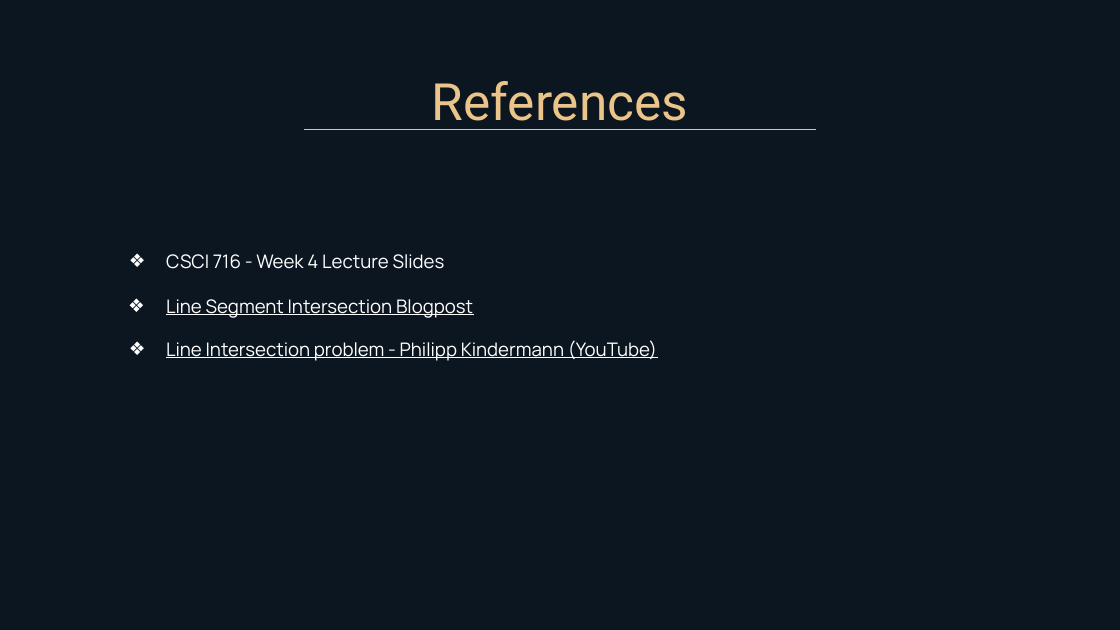
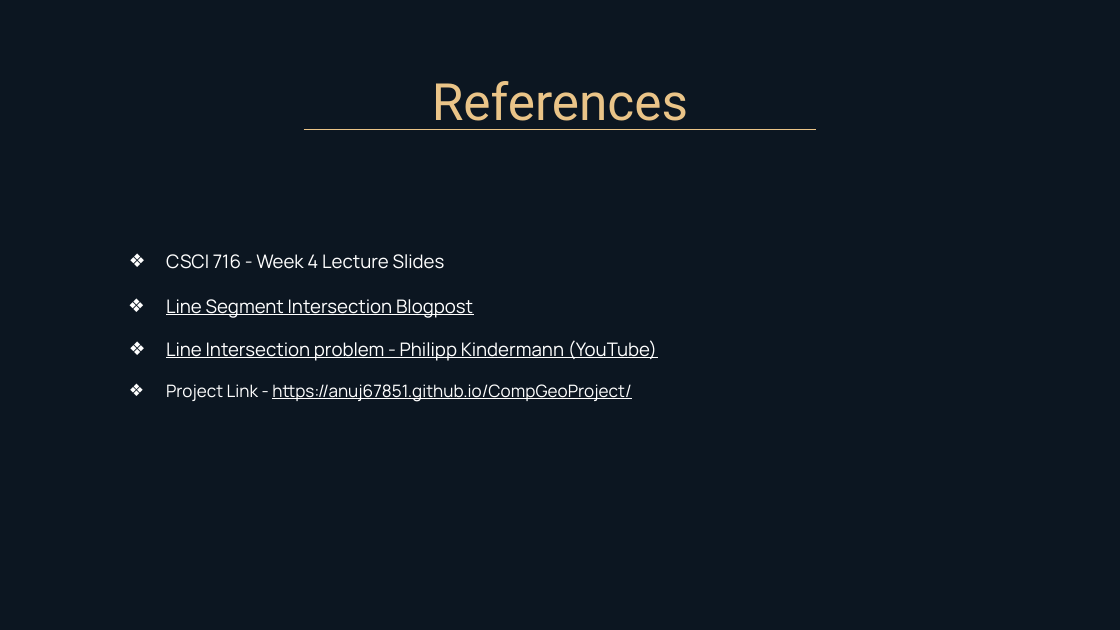
Before and after one commit to anuj67851/CompGeoProject, a slide deck: slide 8 of static/files/CompGeoWeek6Slides.pptx. Drawn at 1120x630 pixels with LibreOffice and Linux fonts; fonts in the diff are those of the drawing; background and template pictures are left out. Boxes give left, top, right and bottom in pixels: in the first picture for what was removed or moved away, otherwise in the second. Text is boxed around its words. In the diff, an @@ line names an element or a change of style, - is before the commit and + after.

Commit message:
update slides

```diff
--- a/static/files/CompGeoWeek6Slides.pptx
+++ b/static/files/CompGeoWeek6Slides.pptx
@@ text at <box>166,384,631,402</box>: paragraph added @@
+❖ Project Link - https://anuj67851.github.io/CompGeoProject/
```
